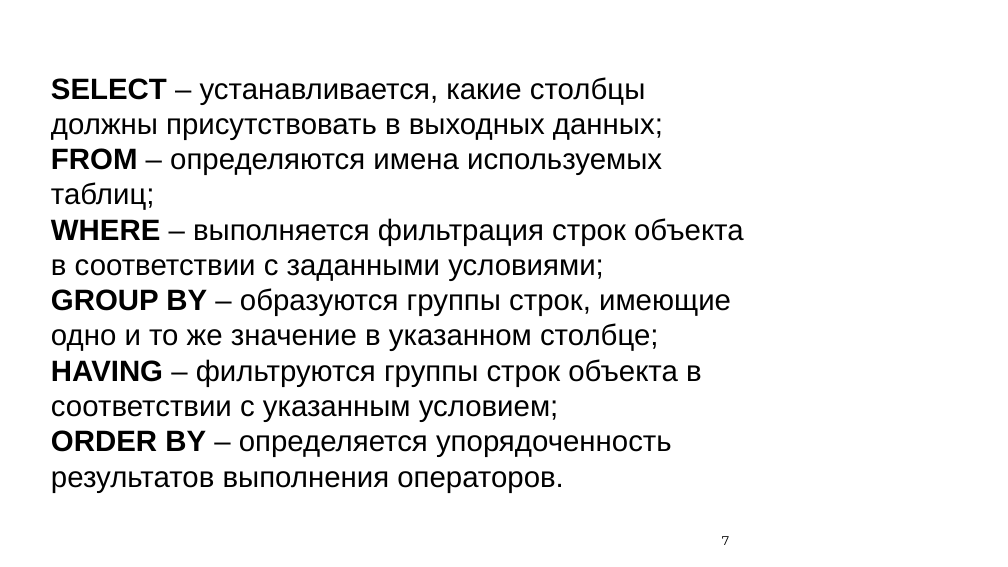
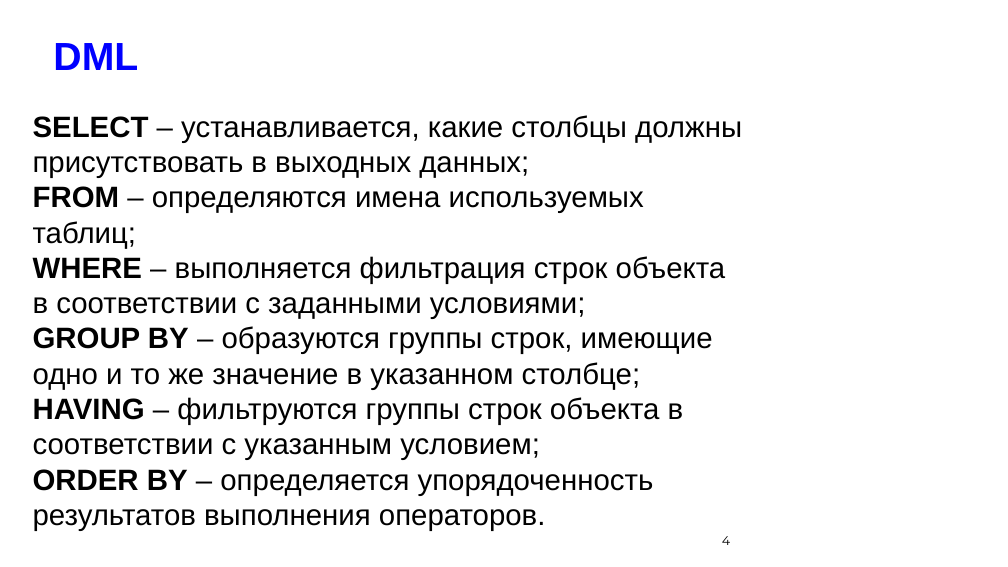
Before and after one commit to nesrv/pg-sql-1, a slide deck: slide 4 of DAY-2/docs/презентация.pptx (slide 7 before the commit). Drawn at 1008x567 pixels with LibreOffice and Linux fonts; fonts in the diff are those of the drawing; background and template pictures are left out. Boxes give left, top, right and bottom in pixels: in the first picture for what was removed or moved away, otherwise in the second. Text is boxed around its words. In the diff, an @@ line names an element or a change of style, - is before the commit and + after.

```diff
--- a/DAY-2/docs/презентация.pptx
+++ b/DAY-2/docs/презентация.pptx
@@ text added at (53,43,138,70), 28 pt, text #0000FF, bold @@
+DML
@@ text "SELECT – устанавливается, какие столбцы ..." rewrapped from (51,77,744,492) to (33,115,742,531) @@
@@ page number at (722,536,730,545): text changed @@
-7
+4
```
Also in this commit, not shown: 11 other slides changed.
